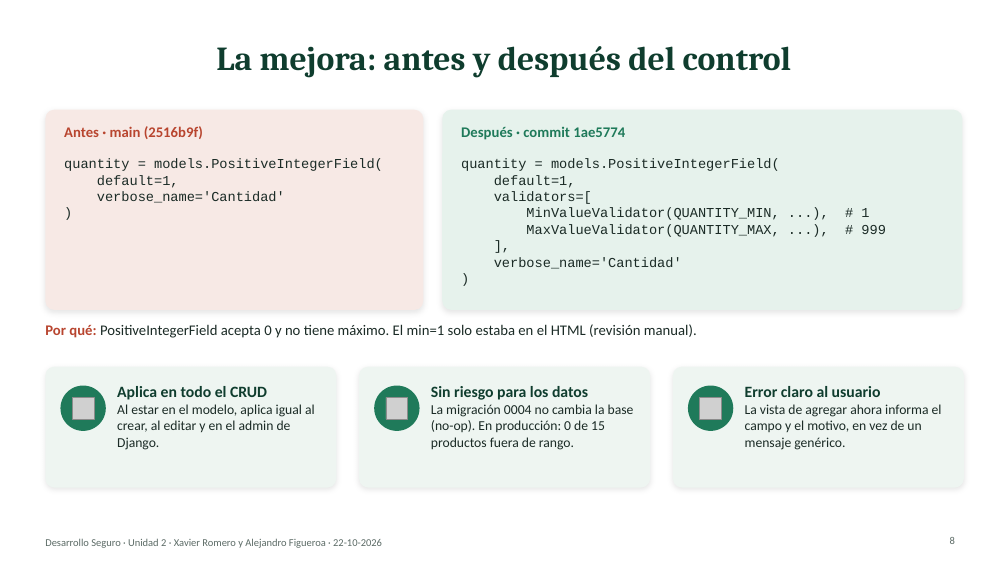
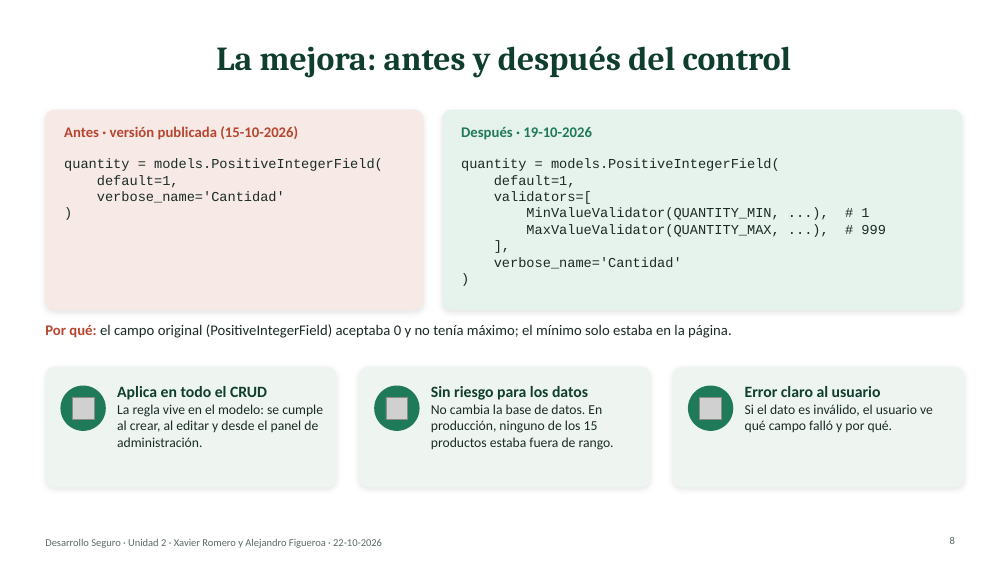
Before and after one commit to xaviiromf/desarrollo-seguro-10-09, a slide deck: slide 8 of evaluacion_u2/Presentacion_U2_Desarrollo_Seguro.pptx. Drawn at 1008x567 pixels with LibreOffice and Linux fonts; fonts in the diff are those of the drawing; grey boxes stand for pictures. Boxes give left, top, right and bottom in pixels: in the first picture for what was removed or moved away, otherwise in the second. Text is boxed around its words. In the diff, an @@ line names an element or a change of style, - is before the commit and + after.

Commit message:
docs: simplify deck wording, drop criteria and commit refs, generate script and prep guide from guion.json

```diff
--- a/evaluacion_u2/Presentacion_U2_Desarrollo_Seguro.pptx
+++ b/evaluacion_u2/Presentacion_U2_Desarrollo_Seguro.pptx
@@ text at box(64, 126, 298, 140): text changed @@
-Antes · main (2516b9f)
+Antes · versión publicada (15-10-2026)
@@ text at box(461, 127, 592, 140): text changed @@
-Después · commit 1ae5774
+Después · 19-10-2026
@@ text at box(45, 324, 732, 338): text changed @@
-Por qué: PositiveIntegerField acepta 0 y no tiene máximo. El min=1 solo estaba en el HTML (revisión manual).
+Por qué: el campo original (PositiveIntegerField) aceptaba 0 y no tenía máximo; el mínimo solo estaba en la página.
@@ text at box(117, 404, 323, 447): text changed @@
-Al estar en el modelo, aplica igual al crear, al editar y en el admin de Django.
+La regla vive en el modelo: se cumple al crear, al editar y desde el panel de administración.
@@ text at box(431, 404, 614, 450): text changed @@
-La migración 0004 no cambia la base (no-op). En producción: 0 de 15 productos fuera de rango.
+No cambia la base de datos. En producción, ninguno de los 15 productos estaba fuera de rango.
@@ text at box(745, 404, 933, 432): text changed @@
-La vista de agregar ahora informa el campo y el motivo, en vez de un mensaje genérico.
+Si el dato es inválido, el usuario ve qué campo falló y por qué.
```
Also in this commit, not shown: 13 other slides changed, 5 other files.
